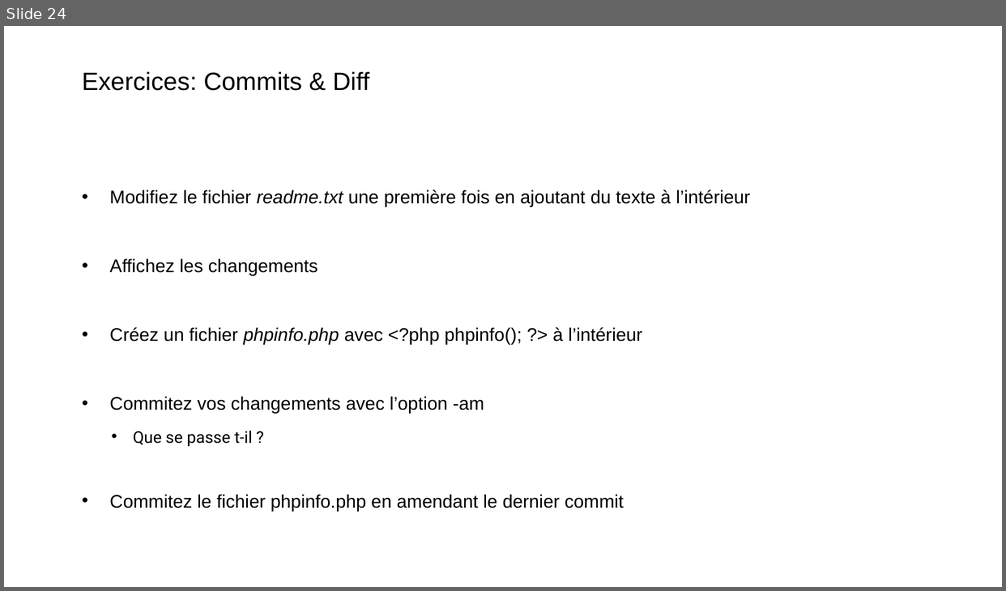
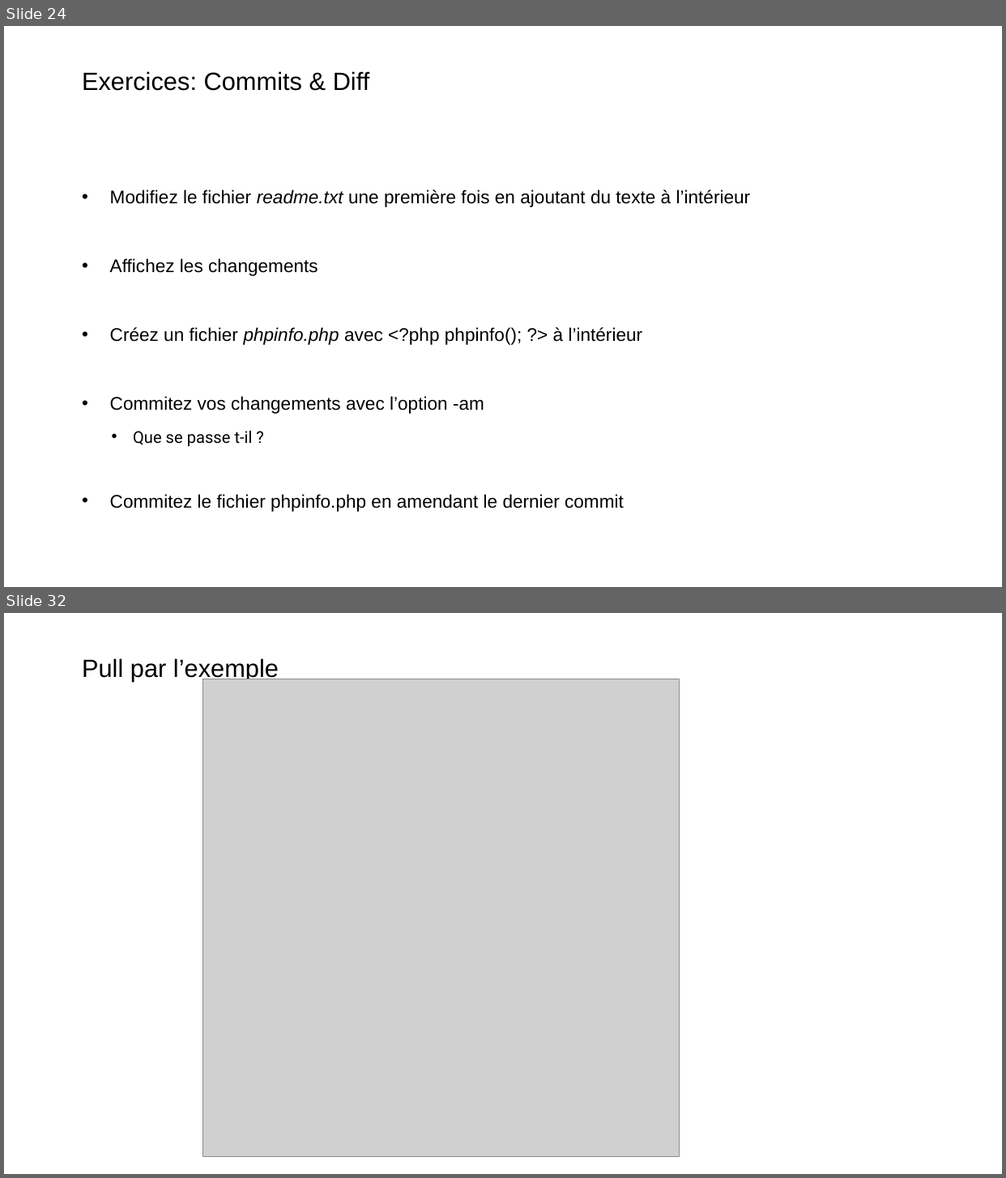
Before and after one commit to Xaviou1003/formation-git, a slide deck: Formation Git - basique.pptx. Shown one above the other, each under a label of ours: slide 24 before the commit, slides 24 and 32 after it; the slides between them are not shown. The pictures are 1006x591 and 1006x1178 pixels, drawn with LibreOffice and Linux fonts; fonts in the diff are those of the drawing; grey boxes stand for pictures; background and template pictures are left out. Boxes give left, top, right and bottom in pixels: in the first picture for what was removed or moved away, otherwise in the second. Text is boxed around its words. In the diff, an @@ line names an element or a change of style, - is before the commit and + after.

```diff
--- a/Formation Git - basique.pptx
+++ b/Formation Git - basique.pptx
@@ slide 32 added at (4, 613, 1002, 1174), background picture (left out) @@
@@ title added at (82, 658, 279, 681), 24 pt, text #000000 @@
+Pull par l’exemple
@@ picture added at (203, 679, 680, 1157) @@
```
Also in this commit, not shown: 2 slides changed, 21 other slides added, 3 other files.
